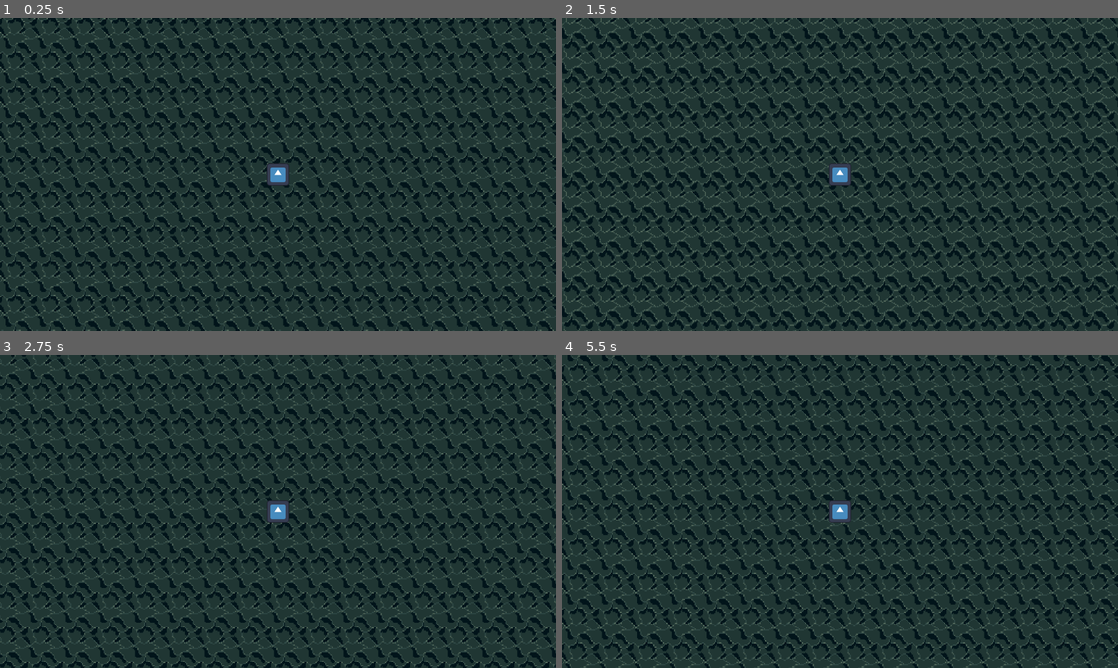
Above: before the commit, frames 1-4 (two rows, left to right).
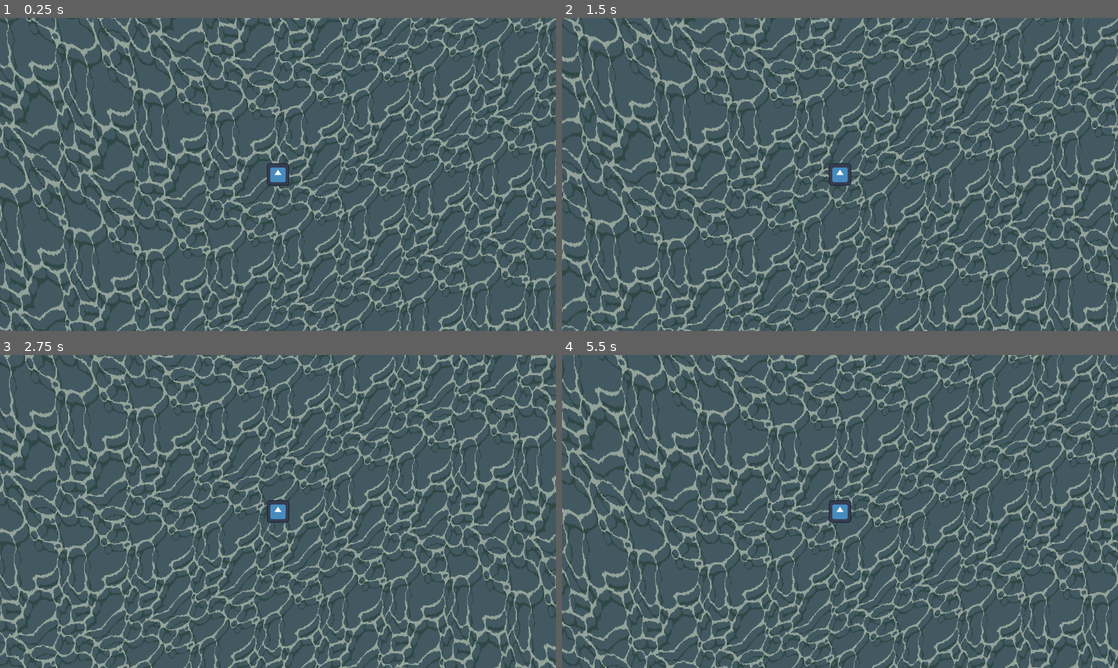
Above: after the commit, the same moments.

Repository: Zailef/ragged-sails
Game: Godot game, scene res://scenes/levels/sandbox.tscn
Two runs of this game, one before a commit and one after it. Both use one fixed random seed, a clock stepped at 60 frames per second and the inputs below. The engine's default icon, where the game draws it, is replaced by a stand-in: a white triangle on a blue panel in a dark square.
Inputs:
- Up to frame 1 (0.25 s): no input
- Up to frame 2 (1.5 s): hold D (move_right) 0.53-1.28 s; hold S (move_down) from 1.28 s (still down)
- Up to frame 3 (2.75 s): release S (move_down) at 2.03 s; hold D (move_right) from 2.03 s (still down)
- Up to frame 4 (5.5 s): release D (move_right) at 2.78 s; hold W (move_up) 2.78-3.53 s; hold A (move_left) 3.53-5.03 s; hold S (move_down) from 5.03 s (still down)

The runs differ from the first frame. In frame 1, 88% of the frame differs, in the area x 0-100%, y 0-100%; in frame 2, 87%; in frame 3, 89%; in frame 4, 88%.

Commit message:
Added the ocean artwork with shader material.

Diff:
--- a/scenes/levels/sandbox.tscn
+++ b/scenes/levels/sandbox.tscn
@@ -1,7 +1,8 @@
-[gd_scene load_steps=5 format=4 uid="uid://dbmcexe3yo8ls"]
+[gd_scene load_steps=6 format=4 uid="uid://dbmcexe3yo8ls"]
 
 [ext_resource type="PackedScene" uid="uid://cyhtcxisq357" path="res://scenes/player/player.tscn" id="1_6ivci"]
 [ext_resource type="Texture2D" uid="uid://svdcv4myo7sj" path="res://sprites/environment/sea-tile-sheet.png" id="1_h320y"]
+[ext_resource type="PackedScene" uid="uid://on4oio1ejyxn" path="res://sprites/environment/Ocean.tscn" id="3_xf1sy"]
 
 [sub_resource type="TileSetAtlasSource" id="TileSetAtlasSource_h320y"]
 texture = ExtResource("1_h320y")
@@ -21,9 +22,15 @@
 [node name="Sandbox" type="Node2D"]
 
 [node name="SeaLayer" type="TileMapLayer" parent="."]
+visible = false
 texture_filter = 1
 tile_map_data = PackedByteArray("AAAAAAAACgAAAAAAAAAAAAEACgAAAAAAAAAAAAIACgAAAAAAAAAAAAMACgAAAAAAAAAAAAQACgAAAAAAAAAAAA …(207824 unchanged characters)…
 tile_set = SubResource("TileSet_osokm")
 
 [node name="Player" parent="." instance=ExtResource("1_6ivci")]
 position = Vector2(305, 181)
+
+[node name="Ocean" parent="." instance=ExtResource("3_xf1sy")]
+z_index = -1
+texture_filter = 1
+position = Vector2(0, -7)
--- /dev/null
+++ b/sprites/environment/Ocean.tscn
@@ -0,0 +1,27 @@
+[gd_scene load_steps=5 format=3 uid="uid://on4oio1ejyxn"]
+
+[ext_resource type="Shader" uid="uid://bf6acoy0blukc" path="res://sprites/shaders/Ocean.gdshader" id="1_6efej"]
+[ext_resource type="Texture2D" uid="uid://cs7vlc6k4pocm" path="res://sprites/environment/water_with_shadow.png" id="2_xffl0"]
+[ext_resource type="Script" uid="uid://b7yfpujxp7co8" path="res://sprites/environment/water.gd" id="3_xffl0"]
+
+[sub_resource type="ShaderMaterial" id="ShaderMaterial_xe11p"]
+shader = ExtResource("1_6efej")
+shader_parameter/tiled_factor = Vector2(60, 60)
+shader_parameter/aspect_ratio = 0.5
+shader_parameter/tiled_offset_scale = Vector2(0.2, 0.2)
+shader_parameter/texture_offset_time_scale = 0.05
+shader_parameter/sine_time_scale = 0.03
+shader_parameter/sine_offset_scale = Vector2(0.3, 0.6)
+shader_parameter/sine_wave_size = 0.4
+
+[node name="Ocean" type="Node2D"]
+
+[node name="Water" type="Sprite2D" parent="."]
+texture_repeat = 2
+material = SubResource("ShaderMaterial_xe11p")
+position = Vector2(697, 353)
+scale = Vector2(30, 30)
+texture = ExtResource("2_xffl0")
+script = ExtResource("3_xffl0")
+
+[connection signal="item_rect_changed" from="Water" to="Water" method="calculate_aspect_ratio"]
--- /dev/null
+++ b/sprites/environment/water.gd
@@ -0,0 +1,5 @@
+@tool
+extends Sprite2D;
+
+func calculate_aspect_ratio():
+	material.set("aspect_ratio", scale.y/scale.x)
--- /dev/null
+++ b/sprites/shaders/Ocean.gdshader
@@ -0,0 +1,37 @@
+shader_type canvas_item;
+
+uniform sampler2D texture_offset_uv : hint_default_black;
+
+uniform vec2 tiled_factor = vec2(1.0,1.0);
+uniform float aspect_ratio = 0.5;
+
+uniform vec2 tiled_offset_scale = vec2(0.2, 0.2);
+uniform float texture_offset_time_scale = 0.05;
+
+uniform float sine_time_scale = 0.03;
+uniform vec2 sine_offset_scale = vec2(0.3, 0.6);
+uniform float sine_wave_size = 0.4;
+
+vec2 calculate_sine_wave(float time, float multiplier, vec2 uv, vec2 offset_scale) {
+	float time_multiplied = time * multiplier;
+	float unique_offset = uv.x + uv.y;
+	return vec2(
+		sin(time_multiplied + unique_offset * offset_scale.x),
+		cos(time_multiplied + unique_offset * offset_scale.y)
+	);
+}
+
+void fragment() {
+	vec2 base_uv_offset = UV * tiled_offset_scale;
+	base_uv_offset += TIME * texture_offset_time_scale;
+
+	vec2 adjusted_uv = UV * tiled_factor;
+	adjusted_uv.y *= aspect_ratio;
+
+	vec2 texture_based_offset = texture(texture_offset_uv, base_uv_offset).rg * texture_offset_time_scale;
+	vec2 sine_offset = calculate_sine_wave(TIME, sine_time_scale, adjusted_uv, sine_offset_scale);
+	vec2 waves_uvs = adjusted_uv + texture_based_offset + sine_offset * sine_wave_size;
+
+	COLOR = texture(TEXTURE, waves_uvs);
+	NORMAL_MAP = texture(NORMAL_TEXTURE, waves_uvs / 5.0).rgb;
+}
Not shown, added: sprites/environment/water.gd.uid
Binary file added: sprites/environment/water_with_shadow.png
Not shown, added: sprites/environment/water_with_shadow.png.import
Not shown, added: sprites/shaders/Ocean.gdshader.uid
